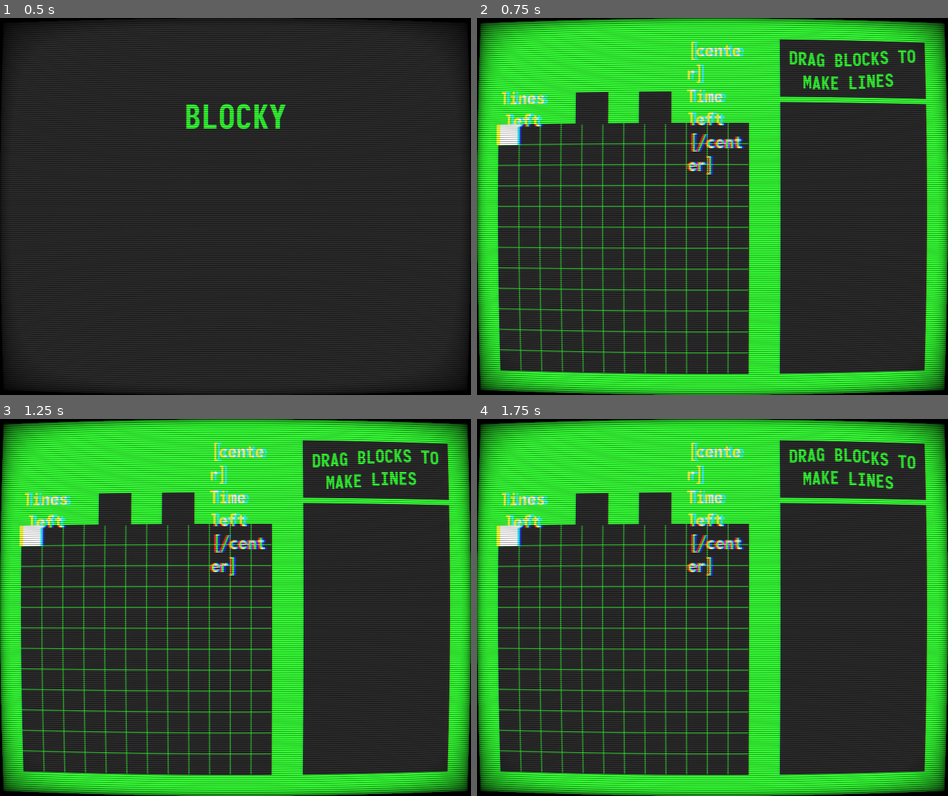
Above: before the commit, frames 1-4 (two rows, left to right).
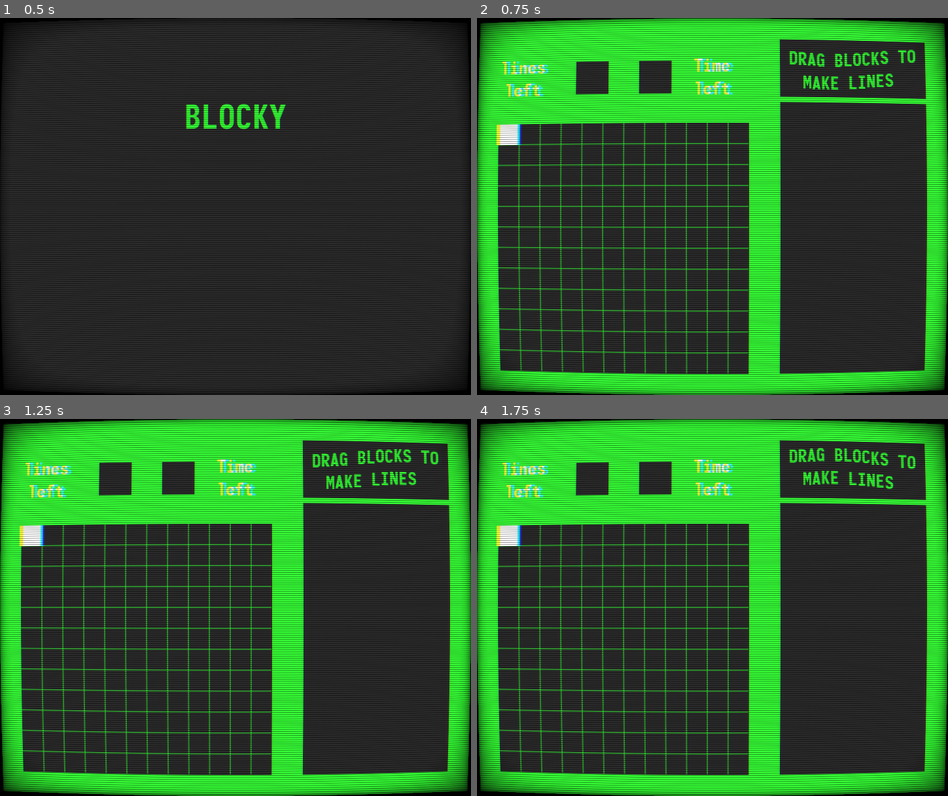
Above: after the commit, the same moments.

Repository: codemonsters/re-play
Game: Godot game, scene res://minigames/blocky/blocky.tscn
Same seed, same stepped clock (60 frames per second), same inputs: the game is played once before the commit and once after it.
Inputs (mouse positions are in pixels of both pictures, inside the frame that each line leads up to):
- Up to frame 1 (0.5 s): no input
- Up to frame 2 (0.75 s): move the mouse to (816, 187) at 0.52 s; click (816, 187) at 0.67 s
- Up to frame 3 (1.25 s): no input
- Up to frame 4 (1.75 s): drag from (618, 626) to (688, 682) at 1.27 s

Frame 1 is identical in both runs. In frame 2, 4.6% of the frame differs, in the area x 5-57%, y 6-42%; in frame 3, 4.6%; in frame 4, 4.6%.

Commit message:
.

Diff:
--- a/src/minigames/blocky/game.tscn
+++ b/src/minigames/blocky/game.tscn
@@ -75,15 +75,15 @@
 margin_left = 32.0
 margin_top = 32.0
 margin_right = 416.0
-margin_bottom = 152.0
+margin_bottom = 148.0
 __meta__ = {
 "_edit_use_anchors_": false
 }
 
 [node name="LinesLeftText" type="RichTextLabel" parent="Background/HBoxContainer"]
-margin_top = 70.0
+margin_top = 23.0
 margin_right = 93.0
-margin_bottom = 140.0
+margin_bottom = 93.0
 size_flags_horizontal = 3
 size_flags_vertical = 4
 custom_fonts/normal_font = ExtResource( 1 )
@@ -98,7 +98,7 @@
 [node name="CenterContainer" type="CenterContainer" parent="Background/HBoxContainer"]
 margin_left = 97.0
 margin_right = 190.0
-margin_bottom = 210.0
+margin_bottom = 116.0
 size_flags_horizontal = 3
 __meta__ = {
 "_edit_use_anchors_": false
@@ -106,9 +106,9 @@
 
 [node name="LinesLeft" type="ColorRect" parent="Background/HBoxContainer/CenterContainer"]
 margin_left = 21.0
-margin_top = 80.0
+margin_top = 33.0
 margin_right = 71.0
-margin_bottom = 130.0
+margin_bottom = 83.0
 rect_min_size = Vector2( 50, 50 )
 size_flags_horizontal = 0
 size_flags_vertical = 0
@@ -120,7 +120,7 @@
 [node name="CenterContainer2" type="CenterContainer" parent="Background/HBoxContainer"]
 margin_left = 194.0
 margin_right = 287.0
-margin_bottom = 210.0
+margin_bottom = 116.0
 size_flags_horizontal = 3
 __meta__ = {
 "_edit_use_anchors_": false
@@ -128,9 +128,9 @@
 
 [node name="TimeLeft" type="ColorRect" parent="Background/HBoxContainer/CenterContainer2"]
 margin_left = 21.0
-margin_top = 80.0
+margin_top = 33.0
 margin_right = 71.0
-margin_bottom = 130.0
+margin_bottom = 83.0
 rect_min_size = Vector2( 50, 50 )
 size_flags_horizontal = 0
 size_flags_vertical = 0
@@ -141,13 +141,15 @@
 
 [node name="TimeLeftText" type="RichTextLabel" parent="Background/HBoxContainer"]
 margin_left = 291.0
+margin_top = 23.0
 margin_right = 384.0
-margin_bottom = 210.0
+margin_bottom = 93.0
 size_flags_horizontal = 3
 size_flags_vertical = 4
 custom_fonts/normal_font = ExtResource( 1 )
-bbcode_text = "[center] Time left [/center] "
-text = "[center] Time left [/center] "
+bbcode_enabled = true
+bbcode_text = "[center]Time left[/center] "
+text = "Time left "
 fit_content_height = true
 __meta__ = {
 "_edit_use_anchors_": false
